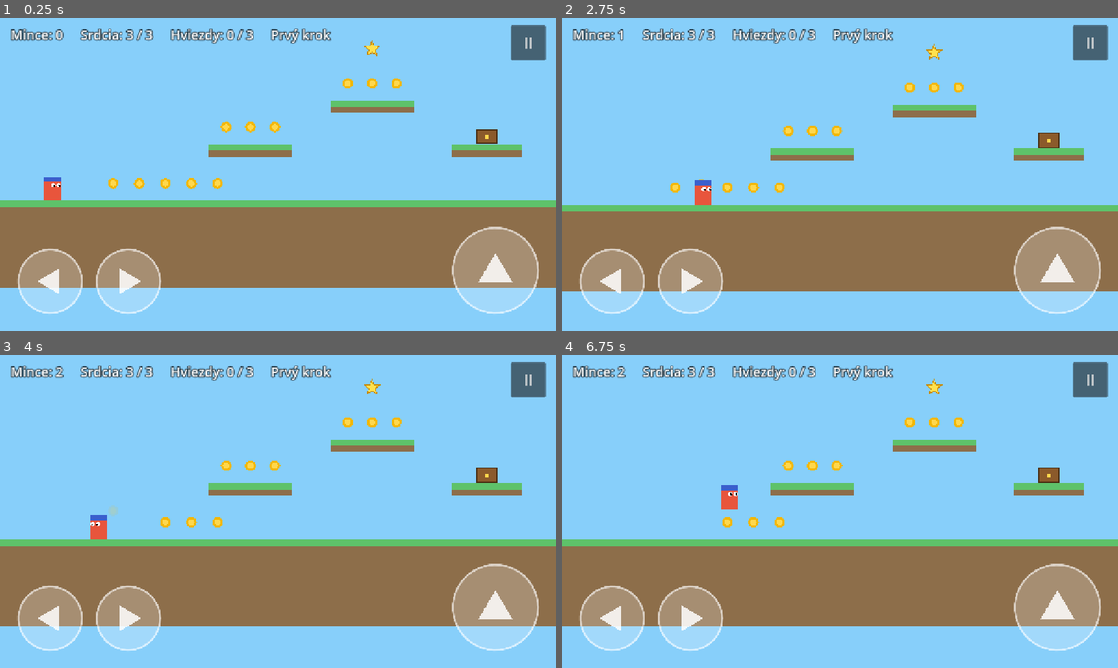
Above: before the commit, frames 1-4 (two rows, left to right).
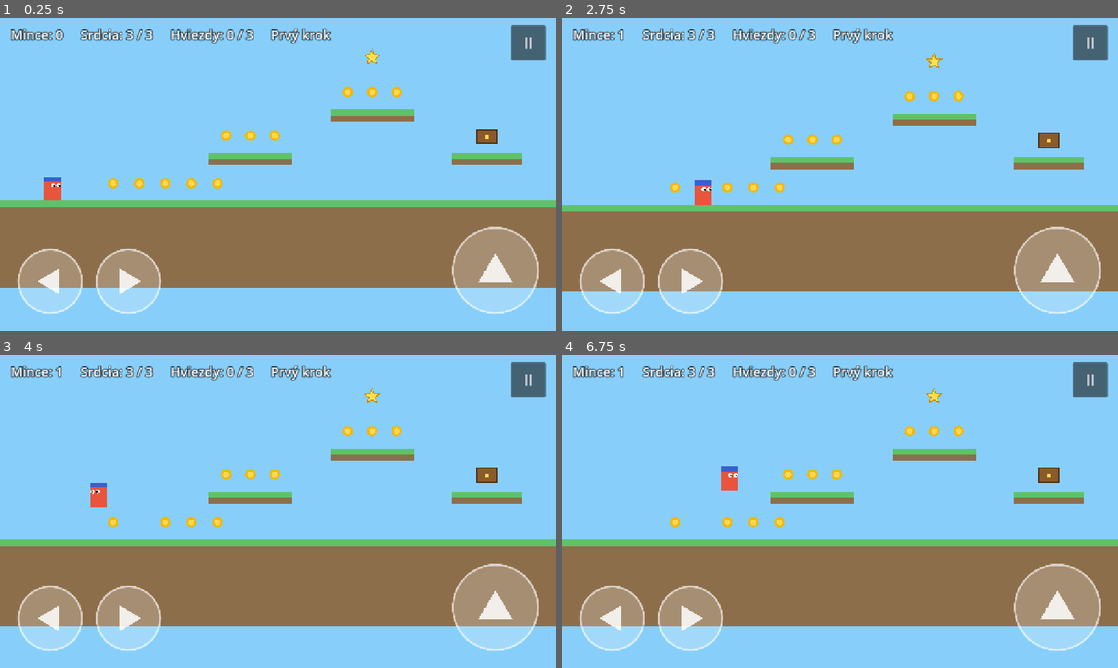
Above: after the commit, the same moments.

Repository: JojDobre/Ban-k-Jo-ino
Game: Godot game, scene res://scenes/boot/boot.tscn
Two runs of this game, one before a commit and one after it. Both use one fixed random seed, a clock stepped at 60 frames per second and the inputs below.
Inputs (mouse positions are in pixels of both pictures, inside the frame that each line leads up to):
- Up to frame 1 (0.25 s): no input
- Up to frame 2 (2.75 s): click "II" at 0.5 s; click "Pokračovať" at 1.25 s; tap Enter at 2 s; move the mouse to (962, 158) at 2.02 s; hold Right (move_right) from 2.03 s (still down); hold Space (jump) from 2.03 s (still down); click (962, 158) at 2.17 s
- Up to frame 3 (4 s): release Right (move_right) at 2.75 s; release Space (jump) at 2.75 s; drag from (166, 527) to (227, 467) at 2.77 s; tap Space (jump) at 3.5 s; move the mouse to (333, 442) at 3.52 s; hold Left (move_left) from 3.53 s (still down); hold Space (jump) from 3.53 s (still down)
- Up to frame 4 (6.75 s): release Left (move_left) at 4.25 s; release Space (jump) at 4.25 s; drag from (812, 574) to (751, 520) at 4.27 s; tap Enter at 5 s; move the mouse to (1006, 558) at 5.02 s; hold Right (move_right) 5.03-5.75 s; hold Space (jump) 5.03-5.75 s; drag from (673, 464) to (778, 524) at 5.77 s; tap Space (jump) at 6.5 s; move the mouse to (867, 511) at 6.52 s; hold Right (move_right) from 6.53 s (still down); hold Space (jump) from 6.53 s (still down); click (867, 511) at 6.67 s

The runs differ from the first frame. In frame 1, 3.4% of the frame differs, in the area x 37-94%, y 7-47%; in frame 2, 3.6%; in frame 3, 4.1%, in the area x 9-94%, y 3-59%; in frame 4, 4.0%.

Commit message:
Vyšší krátky skok: minimálna doba skoku a miernejšie skrátenie
Ťuknutie na skok dá ~80 % plnej výšky namiesto ~35 %. Plošiny v level_01
znížené, aby sa na ne dalo vyskočiť aj krátkym skokom.

Co-Authored-By: Claude Opus 5.5 <noreply@anthropic.com>
Claude-Session: https://claude.ai/code/session_01XejqiCHPg6N8zXN8daoxek

Diff:
--- a/scenes/levels/level_01.tscn
+++ b/scenes/levels/level_01.tscn
@@ -32,21 +32,21 @@
 size = Vector2(1400, 200)
 
 [node name="Block2" type="StaticBody2D" parent="Terrain"]
-position = Vector2(480, 470)
+position = Vector2(480, 490)
 collision_mask = 0
 script = ExtResource("3_block")
 size = Vector2(192, 28)
 one_way = true
 
 [node name="Block3" type="StaticBody2D" parent="Terrain"]
-position = Vector2(760, 370)
+position = Vector2(760, 390)
 collision_mask = 0
 script = ExtResource("3_block")
 size = Vector2(192, 28)
 one_way = true
 
 [node name="Block4" type="StaticBody2D" parent="Terrain"]
-position = Vector2(1040, 470)
+position = Vector2(1040, 490)
 collision_mask = 0
 script = ExtResource("3_block")
 size = Vector2(160, 28)
@@ -59,14 +59,14 @@
 size = Vector2(1040, 200)
 
 [node name="Block6" type="StaticBody2D" parent="Terrain"]
-position = Vector2(2100, 450)
+position = Vector2(2100, 490)
 collision_mask = 0
 script = ExtResource("3_block")
 size = Vector2(160, 28)
 one_way = true
 
 [node name="Block7" type="StaticBody2D" parent="Terrain"]
-position = Vector2(2320, 330)
+position = Vector2(2320, 380)
 collision_mask = 0
 script = ExtResource("3_block")
 size = Vector2(160, 28)
@@ -114,22 +114,22 @@
 position = Vector2(500, 560)
 
 [node name="Coin5" parent="Coins" instance=ExtResource("6_coin")]
-position = Vector2(520, 430)
+position = Vector2(520, 450)
 
 [node name="Coin6" parent="Coins" instance=ExtResource("6_coin")]
-position = Vector2(576, 430)
+position = Vector2(576, 450)
 
 [node name="Coin7" parent="Coins" instance=ExtResource("6_coin")]
-position = Vector2(632, 430)
+position = Vector2(632, 450)
 
 [node name="Coin8" parent="Coins" instance=ExtResource("6_coin")]
-position = Vector2(800, 330)
+position = Vector2(800, 350)
 
 [node name="Coin9" parent="Coins" instance=ExtResource("6_coin")]
-position = Vector2(856, 330)
+position = Vector2(856, 350)
 
 [node name="Coin10" parent="Coins" instance=ExtResource("6_coin")]
-position = Vector2(912, 330)
+position = Vector2(912, 350)
 
 [node name="Coin11" parent="Coins" instance=ExtResource("6_coin")]
 position = Vector2(1440, 520)
@@ -153,13 +153,13 @@
 position = Vector2(1880, 560)
 
 [node name="Coin18" parent="Coins" instance=ExtResource("6_coin")]
-position = Vector2(2140, 410)
+position = Vector2(2140, 450)
 
 [node name="Coin19" parent="Coins" instance=ExtResource("6_coin")]
-position = Vector2(2190, 410)
+position = Vector2(2190, 450)
 
 [node name="Coin20" parent="Coins" instance=ExtResource("6_coin")]
-position = Vector2(2240, 410)
+position = Vector2(2240, 450)
 
 [node name="Coin21" parent="Coins" instance=ExtResource("6_coin")]
 position = Vector2(2860, 560)
@@ -182,11 +182,11 @@
 [node name="Secrets" type="Node2D" parent="."]
 
 [node name="Star_a" parent="Secrets" instance=ExtResource("7_star")]
-position = Vector2(856, 250)
+position = Vector2(856, 270)
 star_id = "a"
 
 [node name="Star_b" parent="Secrets" instance=ExtResource("7_star")]
-position = Vector2(2400, 270)
+position = Vector2(2400, 320)
 star_id = "b"
 
 [node name="Star_c" parent="Secrets" instance=ExtResource("7_star")]
--- a/scripts/player/player.gd
+++ b/scripts/player/player.gd
@@ -19,8 +19,10 @@
 @export var gravity: float = 2000.0
 @export var fall_gravity_multiplier: float = 1.6
 @export var max_fall_speed: float = 1150.0
-## Násobič rýchlosti stúpania po pustení tlačidla skoku.
-@export var jump_cut_multiplier: float = 0.45
+## Násobič rýchlosti stúpania po pustení tlačidla skoku (1.0 = vždy plný skok).
+@export var jump_cut_multiplier: float = 0.7
+## Skok sa neskráti skôr ako po tomto čase – aj krátke ťuknutie dá ~80 % výšky.
+@export var min_jump_hold_time: float = 0.15
 ## Ako dlho po zídení z hrany ešte možno skočiť.
 @export var coyote_time: float = 0.10
 ## Ako dlho sa pamätá stlačenie skoku pred dopadom.
@@ -42,6 +44,7 @@
 var _jump_buffer_timer := 0.0
 var _invulnerable_timer := 0.0
 var _jump_held := false
+var _jump_time := 0.0
 
 
 func _physics_process(delta: float) -> void:
@@ -62,7 +65,8 @@
 		_jump()
 
 	# Premenlivá výška skoku: pustenie tlačidla počas stúpania skok skráti.
-	if _jump_held and not jump_down:
+	_jump_time += delta
+	if _jump_held and not jump_down and _jump_time >= min_jump_hold_time:
 		_jump_held = false
 		if velocity.y < 0.0:
 			velocity.y *= jump_cut_multiplier
@@ -95,6 +99,7 @@
 func _jump() -> void:
 	velocity.y = jump_velocity
 	_jump_held = true
+	_jump_time = 0.0
 	_coyote_timer = 0.0
 	_jump_buffer_timer = 0.0
 
